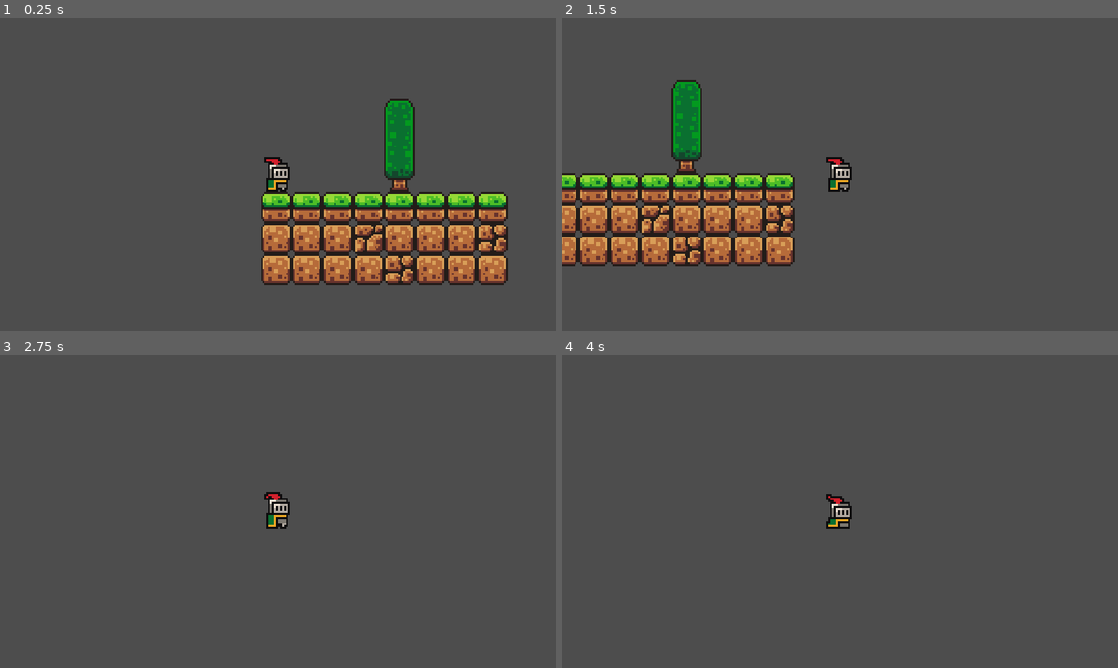
Above: before the commit, frames 1-4 (two rows, left to right).
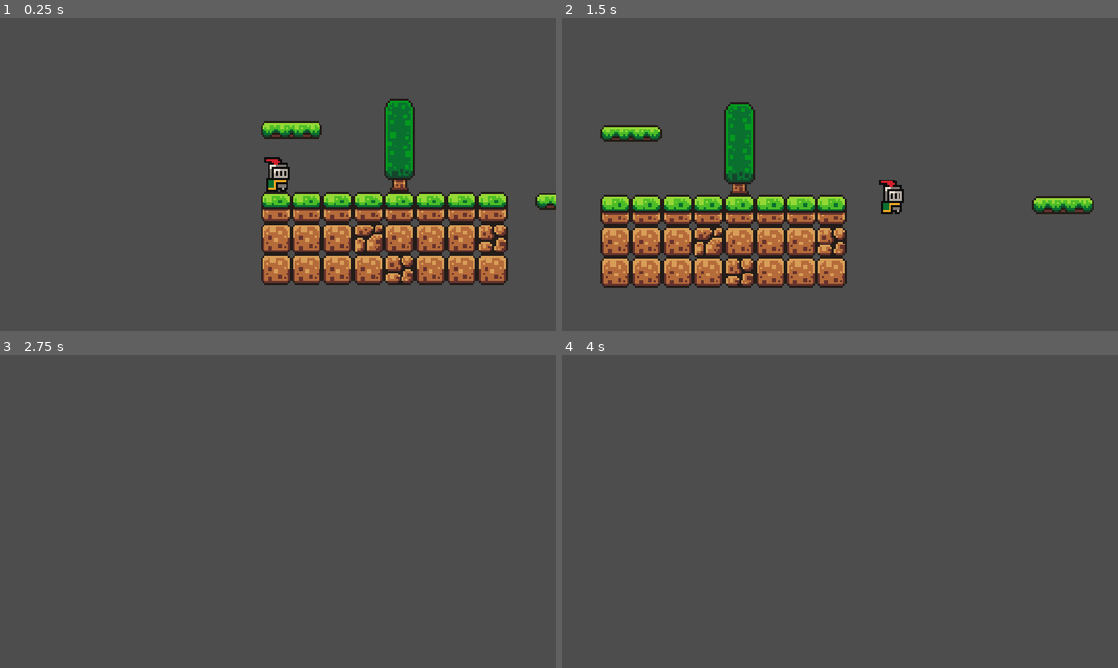
Above: after the commit, the same moments.

Repository: syscall99/A-Knight-to-Remember
Game: Godot game, scene res://scenes/game.tscn
Two runs of this game, one before a commit and one after it. Both use one fixed random seed, a clock stepped at 60 frames per second and the inputs below.
Inputs:
- Up to frame 1 (0.25 s): no input
- Up to frame 2 (1.5 s): tap Enter (ui_accept) at 0.5, 0.77 s; hold Right (ui_right) from 0.53 s (still down)
- Up to frame 3 (2.75 s): tap Enter (ui_accept) at 1.52 s; release Right (ui_right) at 2.03 s; hold Left (ui_left) from 2.03 s (still down)
- Up to frame 4 (4 s): release Left (ui_left) at 2.78 s; hold Right (ui_right) from 2.78 s (still down); tap Enter (ui_accept) at 3.02, 3.77 s

The runs differ from the first frame. In frame 1, 0.8% of the frame differs, in the area x 47-100%, y 32-62%; in frame 2, 21%, in the area x 0-96%, y 19-87%; in frame 3, 0.4%; in frame 4, 0.4%.

Commit message:
platforms added as AnimatableBody2D bundled in scene

Diff:
--- a/scenes/game.tscn
+++ b/scenes/game.tscn
@@ -1,7 +1,46 @@
 [gd_scene format=4 uid="uid://dcigb0pv7m36"]
 
+[ext_resource type="PackedScene" uid="uid://foar60dros4r" path="res://scenes/platform.tscn" id="1_lnu2h"]
 [ext_resource type="PackedScene" uid="uid://brd6aufrommjp" path="res://scenes/player.tscn" id="1_uwrxv"]
 [ext_resource type="Texture2D" uid="uid://dcrehsbkkkdra" path="res://assets/sprites/world_tileset.png" id="2_yqjtg"]
+
+[sub_resource type="Animation" id="Animation_lnu2h"]
+resource_name = "Move"
+length = 1.5
+loop_mode = 2
+tracks/0/type = "value"
+tracks/0/imported = false
+tracks/0/enabled = true
+tracks/0/path = NodePath(".:position")
+tracks/0/interp = 1
+tracks/0/loop_wrap = true
+tracks/0/keys = {
+"times": PackedFloat32Array(0, 1.5),
+"transitions": PackedFloat32Array(1, 1),
+"update": 0,
+"values": [Vector2(144, 5), Vector2(242, 5)]
+}
+
+[sub_resource type="Animation" id="Animation_lbhrr"]
+length = 0.001
+tracks/0/type = "value"
+tracks/0/imported = false
+tracks/0/enabled = true
+tracks/0/path = NodePath(".:position")
+tracks/0/interp = 1
+tracks/0/loop_wrap = true
+tracks/0/keys = {
+"times": PackedFloat32Array(0),
+"transitions": PackedFloat32Array(1),
+"update": 0,
+"values": [Vector2(144, 5)]
+}
+
+[sub_resource type="AnimationLibrary" id="AnimationLibrary_iywne"]
+_data = {
+&"Move": SubResource("Animation_lnu2h"),
+&"RESET": SubResource("Animation_lbhrr")
+}
 
 [sub_resource type="TileSetAtlasSource" id="TileSetAtlasSource_lnu2h"]
 texture = ExtResource("2_yqjtg")
@@ -175,6 +214,17 @@
 [node name="Camera2D" type="Camera2D" parent="Player" unique_id=985857297]
 position = Vector2(0, -9)
 zoom = Vector2(4, 4)
+position_smoothing_enabled = true
+
+[node name="Platform" parent="." unique_id=1207837341 instance=ExtResource("1_lnu2h")]
+position = Vector2(16, -32)
+
+[node name="Platform2" parent="." unique_id=2067105051 instance=ExtResource("1_lnu2h")]
+position = Vector2(144, 5)
+
+[node name="AnimationPlayer" type="AnimationPlayer" parent="Platform2" unique_id=175496264]
+libraries/ = SubResource("AnimationLibrary_iywne")
+autoplay = &"Move"
 
 [node name="Ground" type="TileMapLayer" parent="." unique_id=2049151734]
 tile_map_data = PackedByteArray("AAAAAAAAAAAAAAAAAAABAAAAAAAAAAAAAAAEAAAAAAAAAAAAAAACAAAAAAAAAAAAAAADAAAAAAAAAAAAAAAEAP …(352 unchanged characters)…
--- /dev/null
+++ b/scenes/platform.tscn
@@ -0,0 +1,17 @@
+[gd_scene format=3 uid="uid://foar60dros4r"]
+
+[ext_resource type="Texture2D" uid="uid://cjwehef50rm70" path="res://assets/sprites/platforms.png" id="1_ba0x2"]
+
+[sub_resource type="RectangleShape2D" id="RectangleShape2D_uk0u6"]
+size = Vector2(32, 8)
+
+[node name="Platform" type="AnimatableBody2D" unique_id=1207837341]
+
+[node name="Sprite2D" type="Sprite2D" parent="." unique_id=1870057887]
+texture = ExtResource("1_ba0x2")
+region_enabled = true
+region_rect = Rect2(16, 0, 32, 9)
+
+[node name="CollisionShape2D" type="CollisionShape2D" parent="." unique_id=1770378272]
+shape = SubResource("RectangleShape2D_uk0u6")
+one_way_collision = true
--- a/scenes/player.tscn
+++ b/scenes/player.tscn
@@ -43,6 +43,7 @@
 radius = 6.0
 
 [node name="Player" type="CharacterBody2D" unique_id=1773931221]
+z_index = 5
 script = ExtResource("1_g2els")
 
 [node name="AnimatedSprite2D" type="AnimatedSprite2D" parent="." unique_id=202993606]
